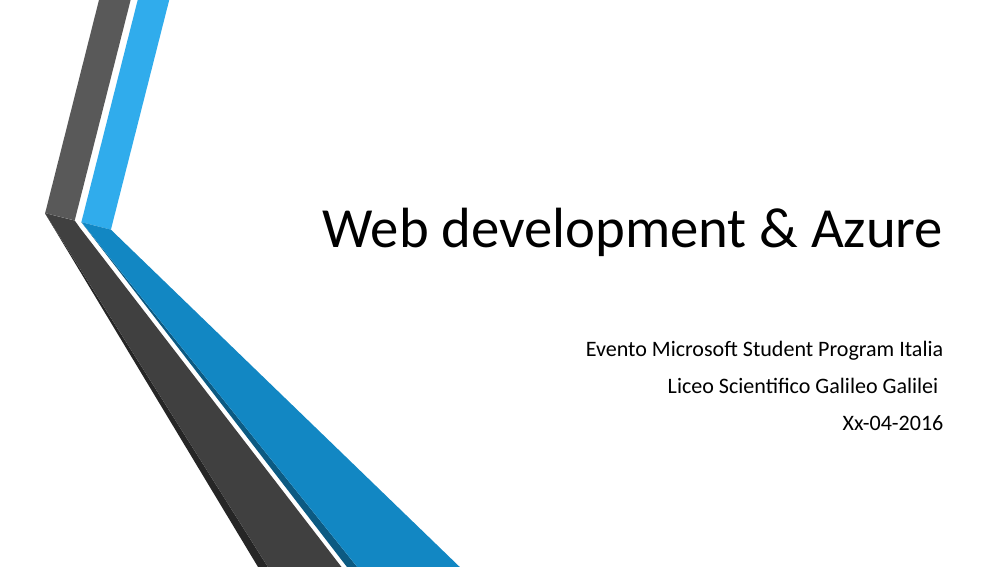
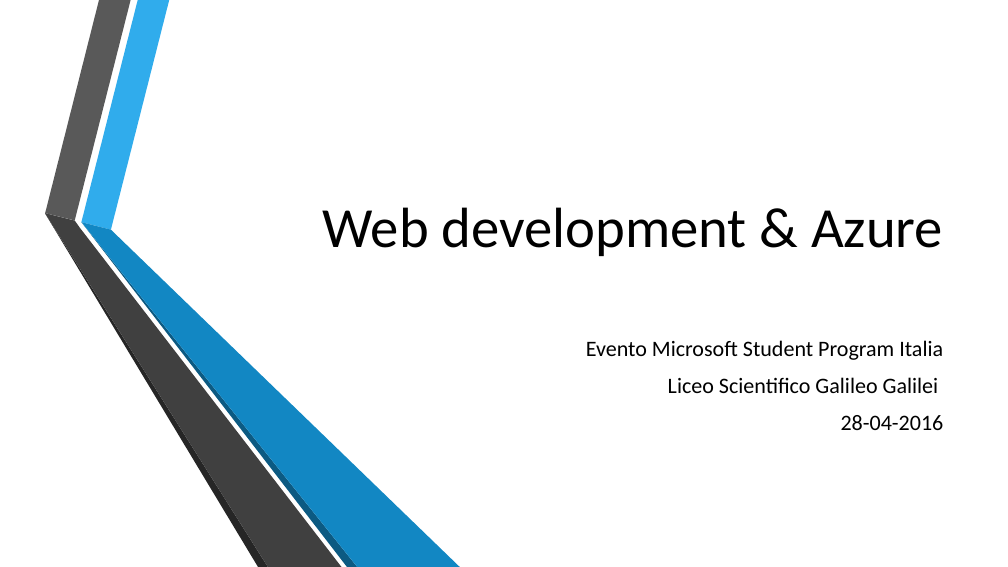
Before and after one commit to lpleo/galileiWebApp, a slide deck: slide 1 of Slide/Presentazione_Evento.pptx. Drawn at 1008x567 pixels with LibreOffice and Linux fonts; fonts in the diff are those of the drawing; background and template pictures are left out. Boxes give left, top, right and bottom in pixels: in the first picture for what was removed or moved away, otherwise in the second. Text is boxed around its words. In the diff, an @@ line names an element or a change of style, - is before the commit and + after.

Commit message:
slide 1.0 - correzioni minori

```diff
--- a/Slide/Presentazione_Evento.pptx
+++ b/Slide/Presentazione_Evento.pptx
@@ subtitle at (841, 415, 944, 430): text changed @@
-Xx-04-2016
+28-04-2016
```
Also in this commit, not shown: 1 other slide changed, 14 slides added.
